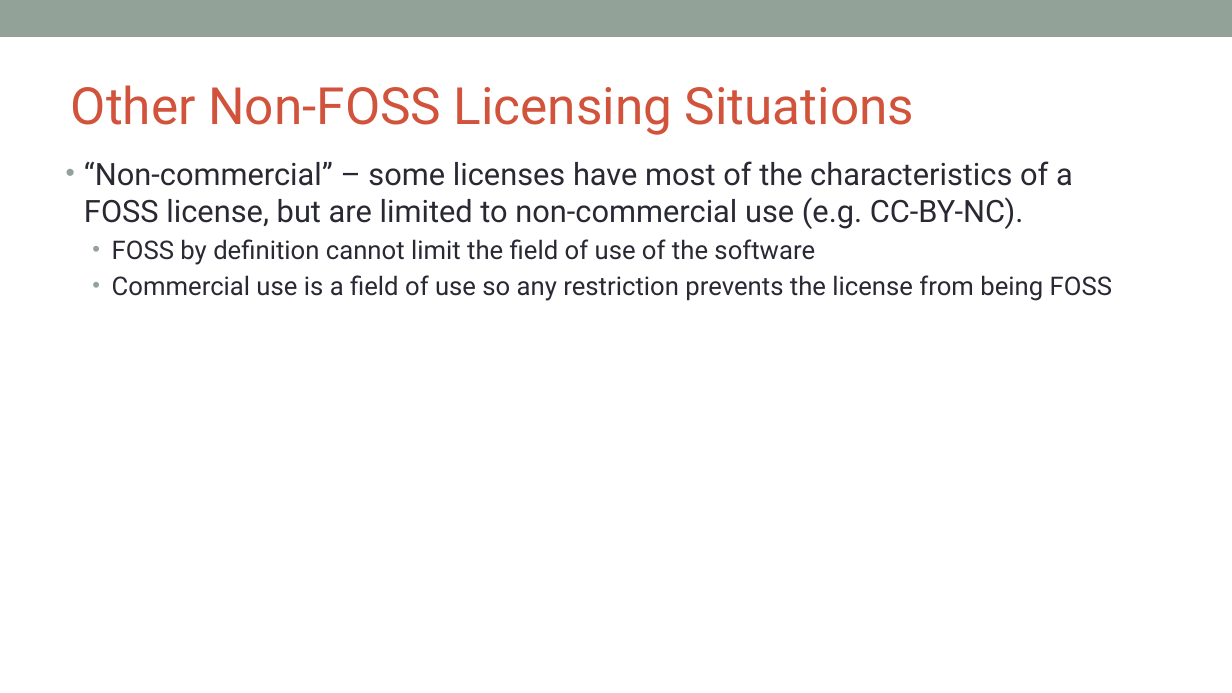
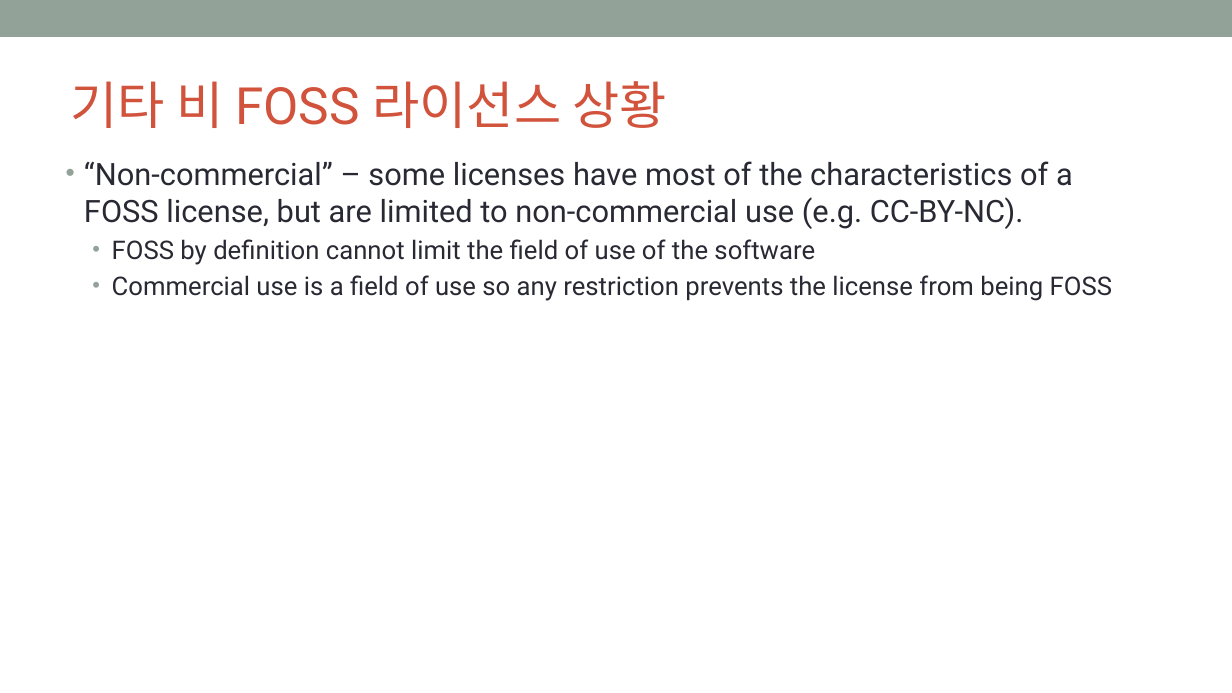
Before and after one commit to OpenChain-KWG/Curriculum-Translation-KR, a slide deck: slide 18 of target/slides/openchain-curriculum-for-1-1.pptx. Drawn at 1232x693 pixels with LibreOffice and Linux fonts; fonts in the diff are those of the drawing; background and template pictures are left out. Boxes give left, top, right and bottom in pixels: in the first picture for what was removed or moved away, otherwise in the second. Text is boxed around its words. In the diff, an @@ line names an element or a change of style, - is before the commit and + after.

```diff
--- a/target/slides/openchain-curriculum-for-1-1.pptx
+++ b/target/slides/openchain-curriculum-for-1-1.pptx
@@ title at (71,81,667,128): text changed @@
-Other Non-FOSS Licensing Situations
+기타 비 FOSS 라이선스 상황
```
Also in this commit, not shown: 9 other slides changed, 5 slides added, 5 slides removed, 8 other files.
